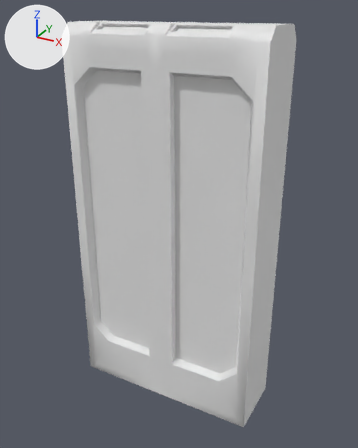
A saved change to the FBX model Assets/Models/Structural/Fixtures/airlock.fbx.
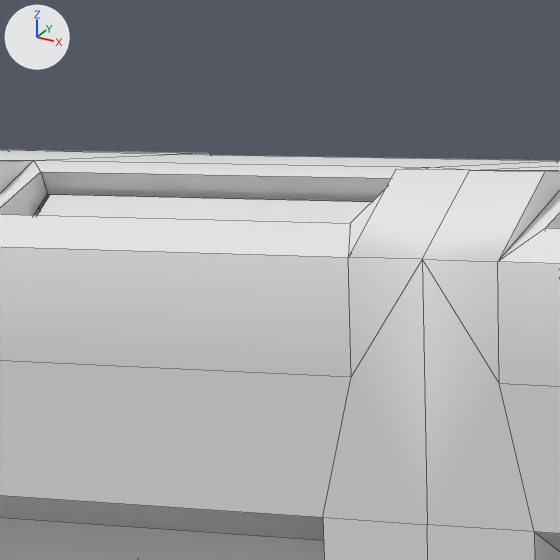
The first picture shows the older version from a 50 mm camera at (0.093, -1.951, 1.893) aimed at (-0.99, 0.019, 0.908). The close-ups show both versions on the part from 27% to 48% of the width and 0% to 17% of the height of that picture; other places that the commit changed are outside them. Arrows for +X, +Y and +Z are at upper left; the lights stay in place. The close-ups show mesh edges as thin lines. Where no turn or scale is listed for an object, it has been applied to the vertices.

Names of what the first close-up shows: 'AirlockStandardLeft.001', 'AirlockStandardRight'.
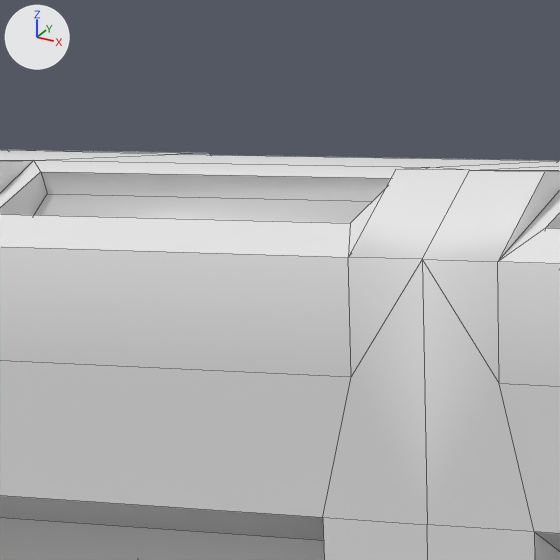
The change, as JSON lines over the scene's bpy script:
```json
{"block": "me_airlockstandardleft_003", "where": "me_airlockstandardleft_003.from_pydata(...)  # 148 vertices, 149 faces; spans x -0.48..0.0, y -0.16..0.16, z -0.04..1.83"}
{"block": "me_airlockstandardleft_003", "where": "# used by ob_airlockstandardleft_001; location = (-1.0049, 0.0045, 0.0)"}
{"block": "me_airlockstandardleft_003", "where": "# verts and faces of me_airlockstandardleft_003; kept vertices keep their numbers, new ones are numbered from 148"}
{"block": "me_airlockstandardleft_003", "where": "# before: 53 (-0.31, -0.13, 1.8), 54 (-0.06, -0.13, 1.8) at pixel (350, 223), 58 (-0.06, -0.09, 1.82), 63 (-0.31, -0.14, 1.76), 64 (-0.06, -0.14, 1.76)"}
{"block": "me_airlockstandardleft_003", "where": "# before: 65 (-0.31, -0.08, 1.81) at pixel (47, 193), 66 (-0.06, -0.08, 1.81), 131 (-0.31, 0.14, 1.76), 132 (-0.06, 0.14, 1.76), 133 (-0.31, 0.08, 1.81)"}
{"block": "me_airlockstandardleft_003", "where": "# before: 134 (-0.06, 0.08, 1.81), 140 (-0.3, -0.15, 1.76), 141 (-0.06, -0.15, 1.76), 142 (-0.3, -0.08, 1.81) at pixel (50, 194), 143 (-0.06, -0.08, 1.81)"}
{"block": "me_airlockstandardleft_003", "change": "me_airlockstandardleft_003 part 1: the loose piece of 4 vertices spanning x -0.3..-0.06, y 0.08..0.14, z 1.76..1.81 is deleted"}
{"block": "me_airlockstandardleft_003", "change": "me_airlockstandardleft_003 part 2"}
{"op": "add", "block": "me_airlockstandardleft_003", "code": "delete_vertices([64, 140, 142, 143])  # with the faces that use them"}
{"op": "add", "block": "me_airlockstandardleft_003", "code": "faces += [(53, 54, 141, 63), (54, 58, 66, 141)]  # mat_palette01 (its picture is missing)"}
{"op": "add", "block": "me_airlockstandardleft_003", "code": "faces += [(63, 141, 66, 65), (131, 133, 134, 132)]  # mat_emissive_red__off (white #e7e7e7)"}
```

Boxes (x1, y1, x2, y2) around the edits, measured in the close-ups (560 x 560 px; the box of a moved part takes in the faces that stretch with it):
```json
{"part": 1, "of": "me_airlockstandardleft_003", "change": "deleted", "before": [239, 198, 343, 201]}
{"part": 2, "of": "me_airlockstandardleft_003", "change": "moved or reshaped", "before": [38, 194, 372, 223], "after": [35, 194, 372, 223]}
```
